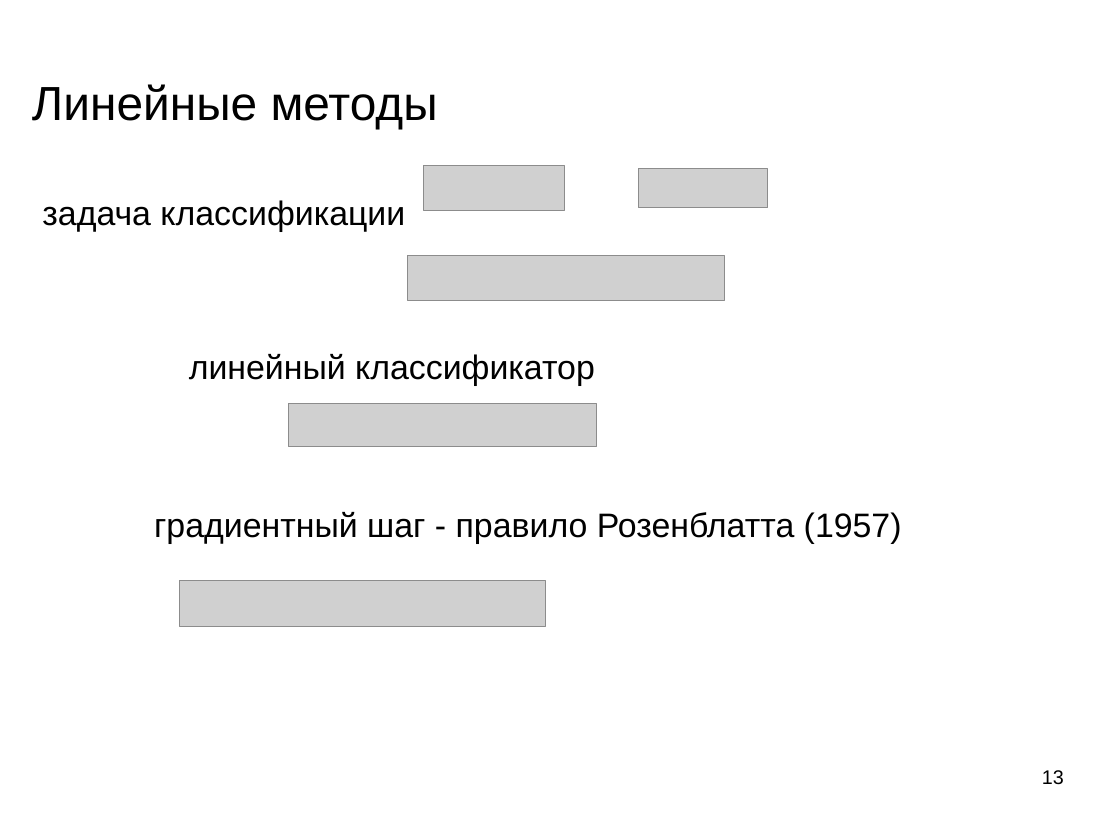
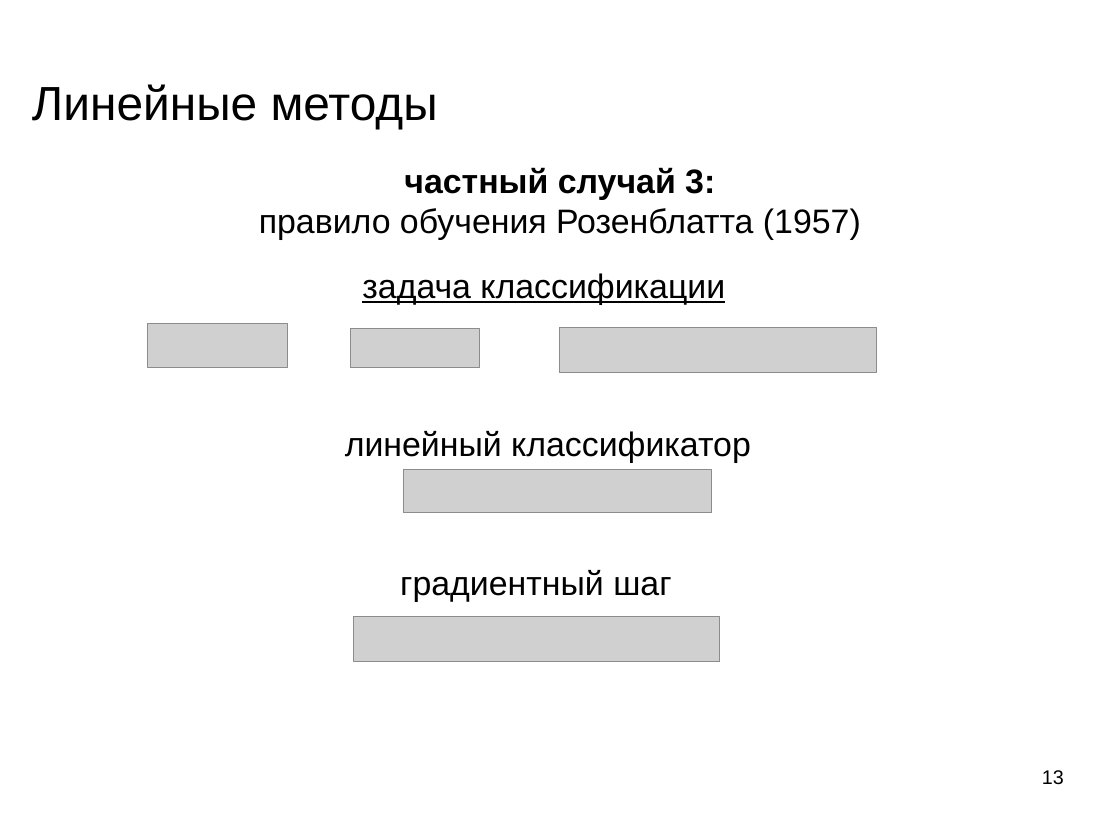
Before and after one commit to mechanoid5/ml_lectorium_legacy, a slide deck: slide 13 of 09-linear.odp. Drawn at 1120x840 pixels with LibreOffice and Linux fonts; fonts in the diff are those of the drawing; grey boxes stand for pictures; background and template pictures are left out. Boxes give left, top, right and bottom in pixels: in the first picture for what was removed or moved away, otherwise in the second. Text is boxed around its words. In the diff, an @@ line names an element or a change of style, - is before the commit and + after.

```diff
--- a/09-linear.odp
+++ b/09-linear.odp
@@ text added at bbox=[259, 167, 861, 240], 24 pt, text #000000 @@
+частный случай 3:
+правило обучения Розенблатта (1957)
@@ text "задача классификации": place and size @@
-text "задача классификации" at bbox=[42, 200, 405, 232]
+text "задача классификации" at bbox=[362, 273, 725, 305]
@@ text "задача классификации" at bbox=[362, 273, 725, 305]: underline on @@
@@ picture: place and size @@
-picture at bbox=[409, 256, 726, 301]
+picture at bbox=[147, 324, 288, 369]
@@ picture: place and size @@
-picture at bbox=[289, 403, 597, 446]
+picture at bbox=[351, 329, 480, 369]
@@ picture: place and size @@
-picture at bbox=[638, 169, 767, 208]
+picture at bbox=[560, 328, 877, 373]
@@ text "линейный классификатор": place and size @@
-text "линейный классификатор" at bbox=[189, 354, 595, 386]
+text "линейный классификатор" at bbox=[345, 431, 751, 463]
@@ picture: place and size @@
-picture at bbox=[424, 166, 564, 210]
+picture at bbox=[403, 470, 711, 512]
@@ text at bbox=[400, 570, 671, 602]: text changed @@
-градиентный шаг - правило Розенблатта (1957)
+градиентный шаг
@@ picture: place and size @@
-picture at bbox=[179, 581, 545, 627]
+picture at bbox=[354, 616, 720, 662]
```
Also in this commit, not shown: 3 other slides changed, 2 slides added.
